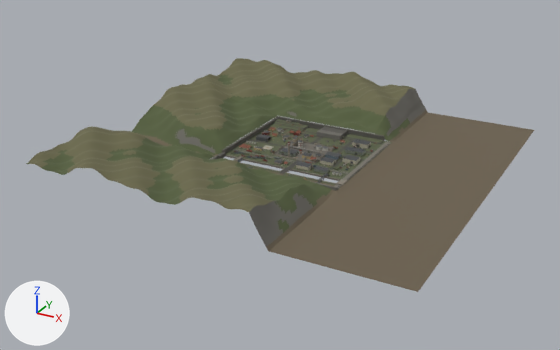
A saved change to the glTF model assets/maps/facility.glb.
One viewpoint serves both versions: a 50 mm lens placed at (771.0, -1516.0, 685.0), pointed at (-32.0, -56.0, -45.0). The lights are fixed; the arrows at lower left show +X, +Y and +Z. The older version comes first. Objects named as collision shapes, trigger or cutter boxes, shadow casters or lower levels of detail are left out. Where no turn or scale is listed for an object, it has been applied to the vertices.

Names of what the first picture shows: 'facility_country', 'facility_detail', 'facility_structure'.
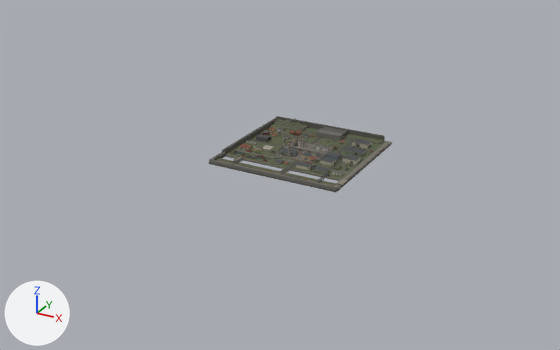
Pixel boxes (x1, y1, x2, y2) of what changed, in the pictures (560 x 350 px):
'facility_country', deleted: before (26, 58, 534, 292)
    faces in mat_shore (brown #6d6250): (137, 110, 534, 292)
    faces in mat_grass_dry (dark yellow #6c6a4d): (28, 58, 415, 212)
    faces in mat_meadow (dark green #56603f): (26, 75, 425, 233)
    faces in mat_rock (dark grey #6c6a64): (175, 89, 426, 247)

The edits, one by one:
Object 'facility_country' (ob_facility_country) is deleted.
